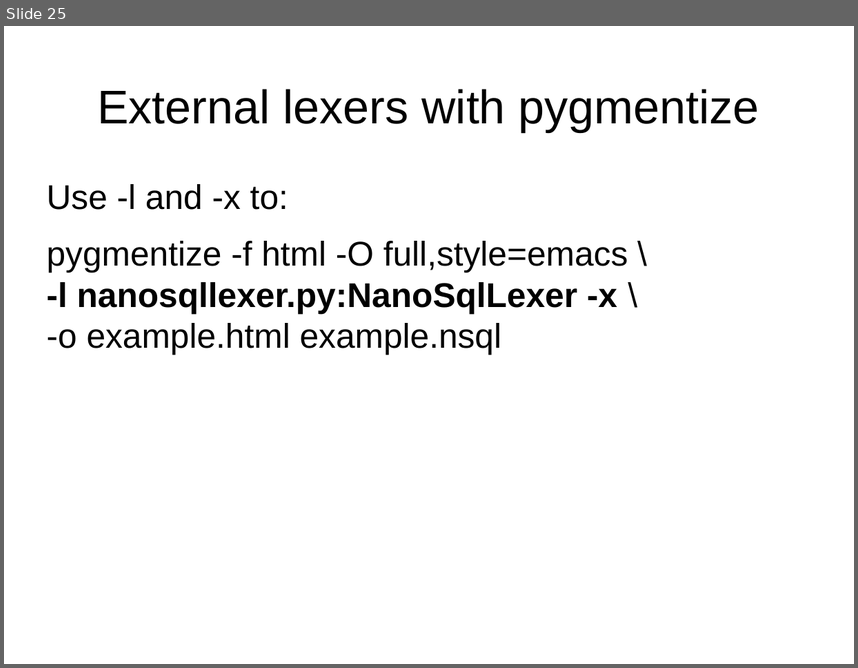
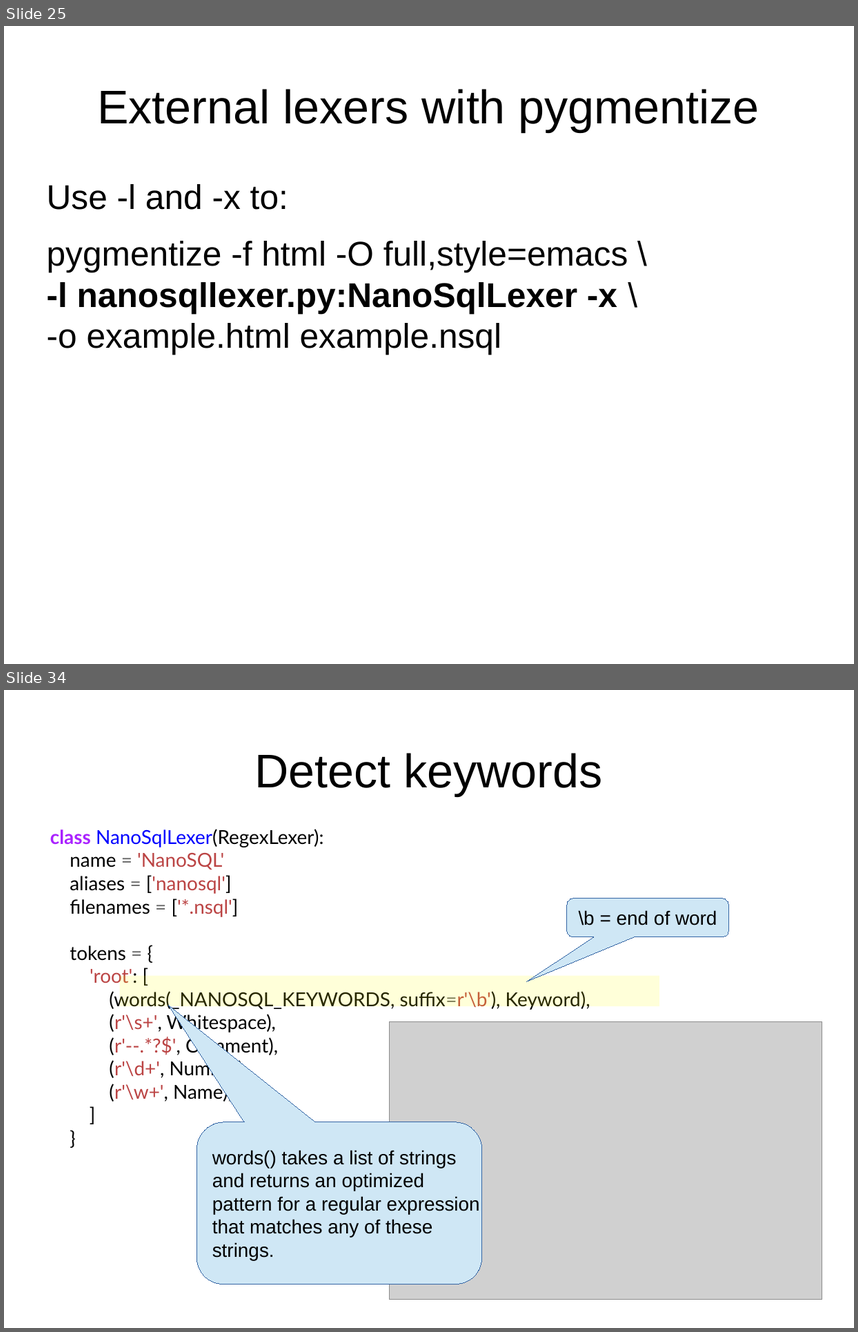
Before and after one commit to roskakori/talks, a slide deck: pygraz/pygments/Introduction to Pygments.odp. Shown one above the other, each under a label of ours: slide 25 before the commit, slides 25 and 34 after it; the slides between them are not shown. The pictures are 858x668 and 858x1332 pixels, drawn with LibreOffice and Linux fonts; fonts in the diff are those of the drawing; grey boxes stand for pictures. Boxes give left, top, right and bottom in pixels: in the first picture for what was removed or moved away, otherwise in the second. Text is boxed around its words. In the diff, an @@ line names an element or a change of style, - is before the commit and + after.

Commit message:
* Added slides for stepwise development of an own lexer. * Changed syntax highlighted Python code from HTML screenshot to inline RTF to enable copy & paste.

```diff
--- a/pygraz/pygments/Introduction to Pygments.odp
+++ b/pygraz/pygments/Introduction to Pygments.odp
@@ slide 34 added at <box>4,690,854,1328</box>, background #FFFFFF @@
@@ title added at <box>254,753,602,796</box>, 44 pt, text #000000 @@
+Detect keywords
@@ text added at <box>50,829,590,1103</box>, 18 pt, text #000000 @@
+class NanoSqlLexer(RegexLexer):
+name = 'NanoSQL'
+aliases = ['nanosql']
+filenames = ['*.nsql']
+tokens = {
+'root': [
+(words(_NANOSQL_KEYWORDS, suffix=r'\b'), Keyword),
+(r'\s+', Whitespace),
+(r'--.*?$', Comment),
+(r'\d+', Number),
+(r'\w+', Name),
+]
+}
@@ rounded speech box added at <box>567,898,729,937</box>, fill #CFE7F5, outline #3465A4 0 pt, 18 pt, text #000000 @@
+\b = end of word
@@ rectangle added at <box>120,976,660,1006</box>, fill #FFFF00 at 15% opacity @@
@@ picture added at <box>390,1022,822,1299</box> @@
@@ rounded speech box added at <box>197,1122,482,1284</box>, fill #CFE7F5, outline #3465A4 0 pt, 18 pt, text #000000 @@
+words() takes a list of strings
+and returns an optimized
+pattern for a regular expression
+that matches any of these
+strings.
```
Also in this commit, not shown: 9 slides changed, 13 other slides added, 2 slides removed, 5 other files.
